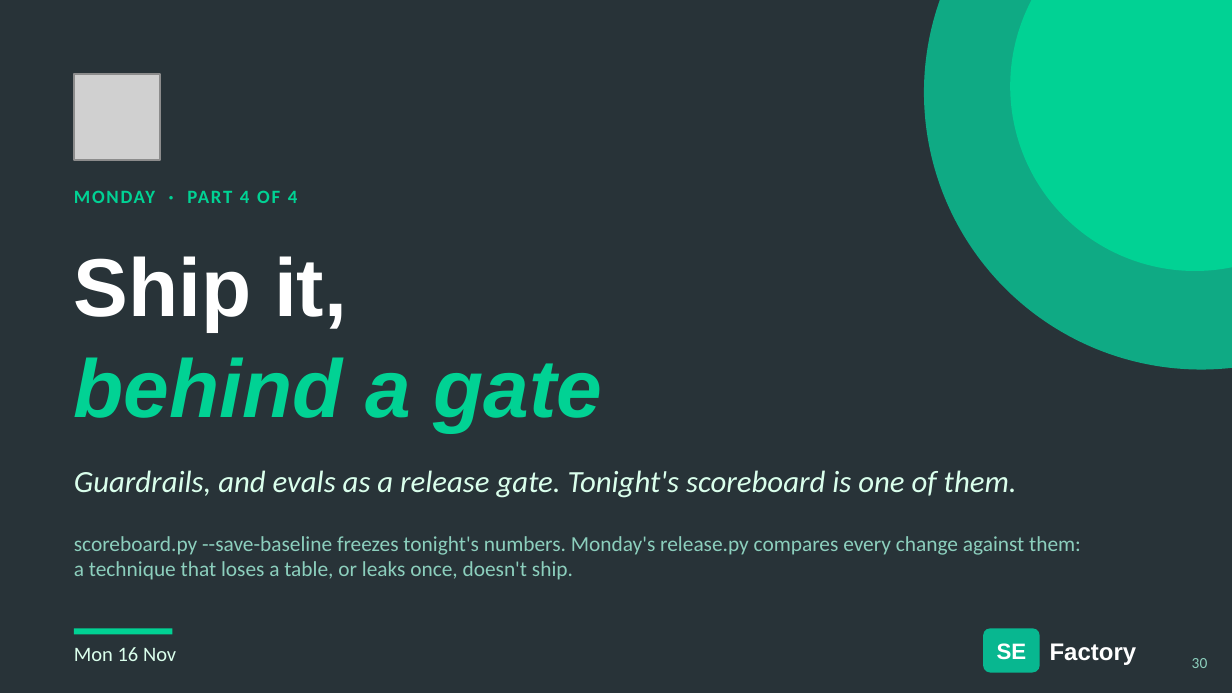
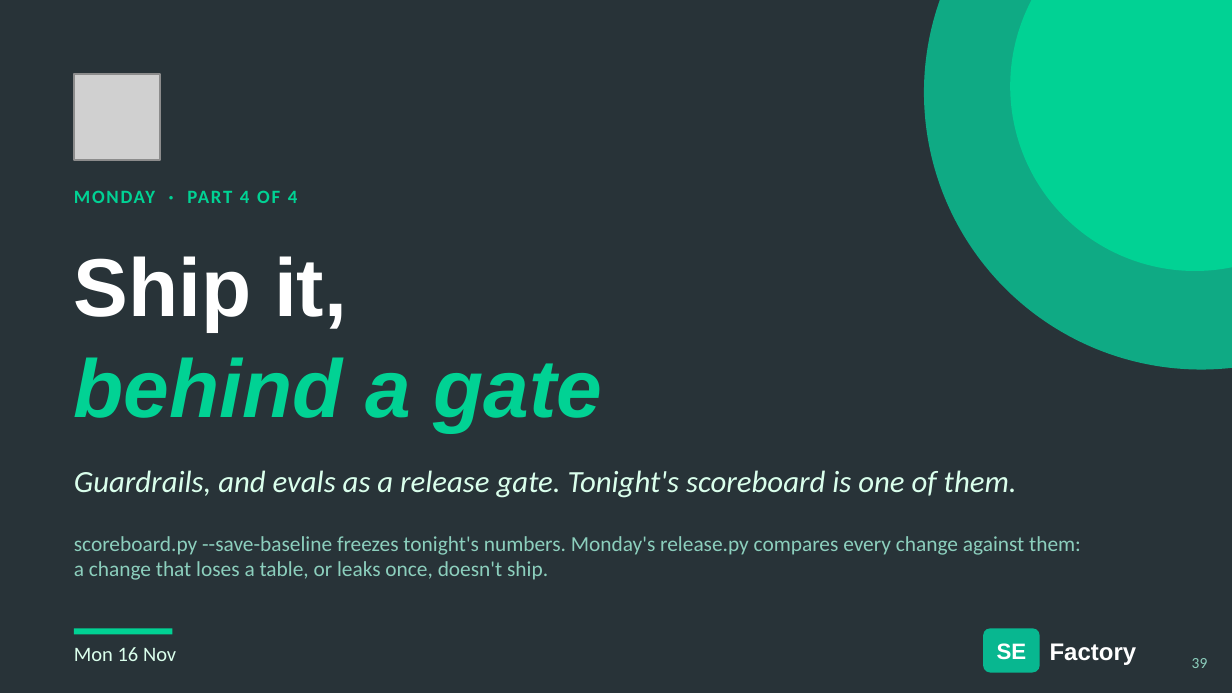
Before and after one commit to hasankanaan26/acme-desk, a slide deck: slide 39 of slides/part3-retrieval.pptx (slide 30 before the commit). Drawn at 1232x693 pixels with LibreOffice and Linux fonts; fonts in the diff are those of the drawing; grey boxes stand for pictures. Boxes give left, top, right and bottom in pixels: in the first picture for what was removed or moved away, otherwise in the second. Text is boxed around its words. In the diff, an @@ line names an element or a change of style, - is before the commit and + after.

```diff
--- a/slides/part3-retrieval.pptx
+++ b/slides/part3-retrieval.pptx
@@ text at (74, 536, 1081, 580): text changed @@
-scoreboard.py --save-baseline freezes tonight's numbers. Monday's release.py compares every change against them: a technique that loses a table, or leaks once, doesn't ship.
+scoreboard.py --save-baseline freezes tonight's numbers. Monday's release.py compares every change against them: a change that loses a table, or leaks once, doesn't ship.
@@ text at (1192, 658, 1208, 668): text changed @@
-30
+39
```
Also in this commit, not shown: 21 other slides changed, 22 slides added, 16 slides removed, 48 other files.
